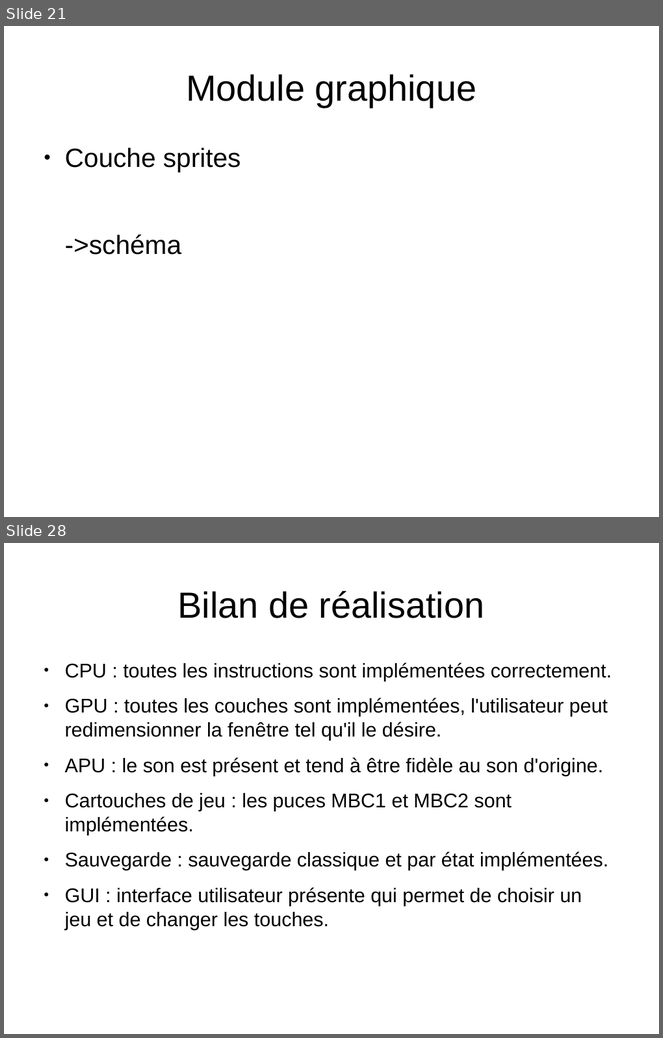
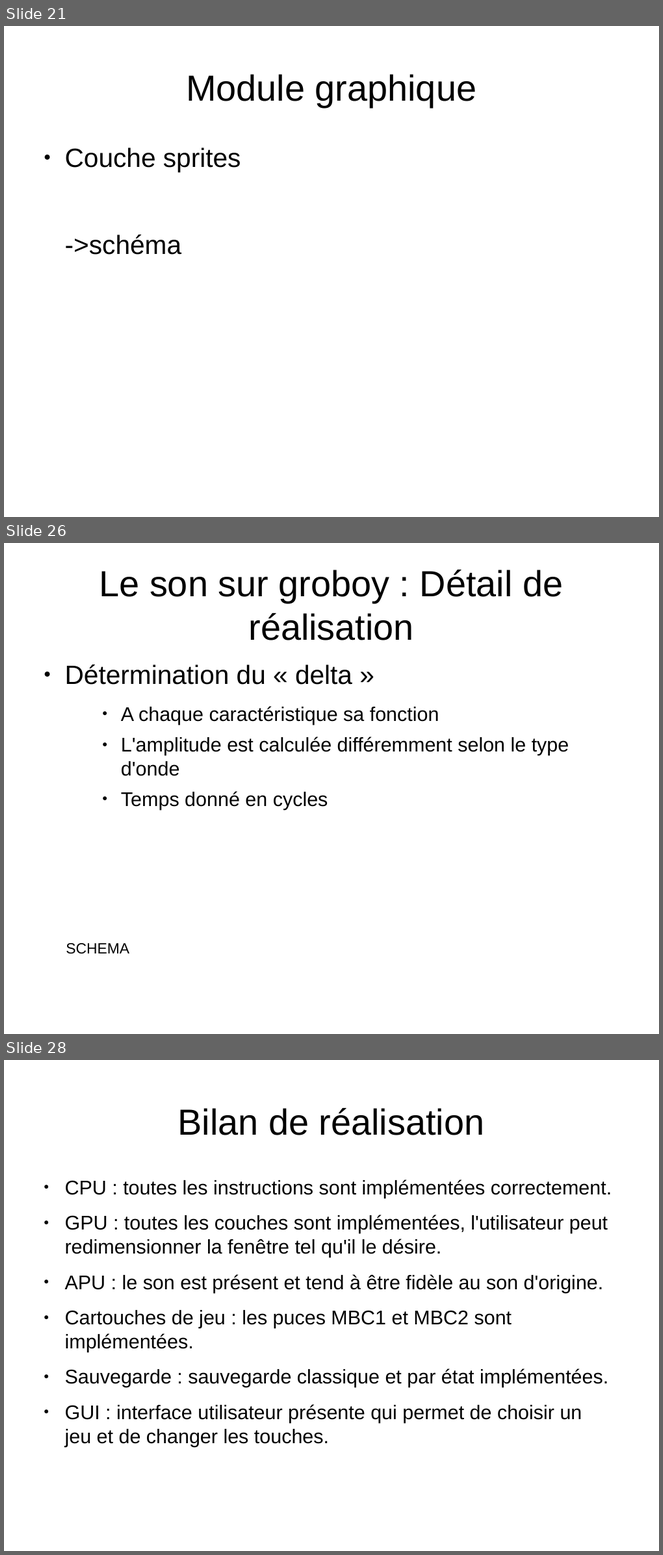
Before and after one commit to joakim-d/GroBoy, a slide deck: documents_TER/soutenance.odp. Shown one above the other, each under a label of ours: slides 21 and 28 before the commit, slides 21, 26 and 28 after it; the slides between them are not shown. The pictures are 663x1038 and 663x1555 pixels, drawn with LibreOffice and Linux fonts; fonts in the diff are those of the drawing. Boxes give left, top, right and bottom in pixels: in the first picture for what was removed or moved away, otherwise in the second. Text is boxed around its words. In the diff, an @@ line names an element or a change of style, - is before the commit and + after.

```diff
--- a/documents_TER/soutenance.odp
+++ b/documents_TER/soutenance.odp
@@ slide 26 added at <box>4,543,659,1034</box>, background #FFFFFF @@
@@ title added at <box>99,570,563,641</box>, 44 pt, text #000000 @@
+Le son sur groboy : Détail de réalisation
@@ text added at <box>65,665,570,810</box>, 24 pt, text #000000 @@
+● Détermination du « delta »
+    ● A chaque caractéristique sa fonction
+    ● L'amplitude est calculée différemment selon le type d'onde
+    ● Temps donné en cycles
@@ text added at <box>66,943,129,954</box>, 18 pt, text #000000 @@
+SCHEMA
```
Also in this commit, not shown: 1 slide changed, 6 other slides added, 7 slides removed.
